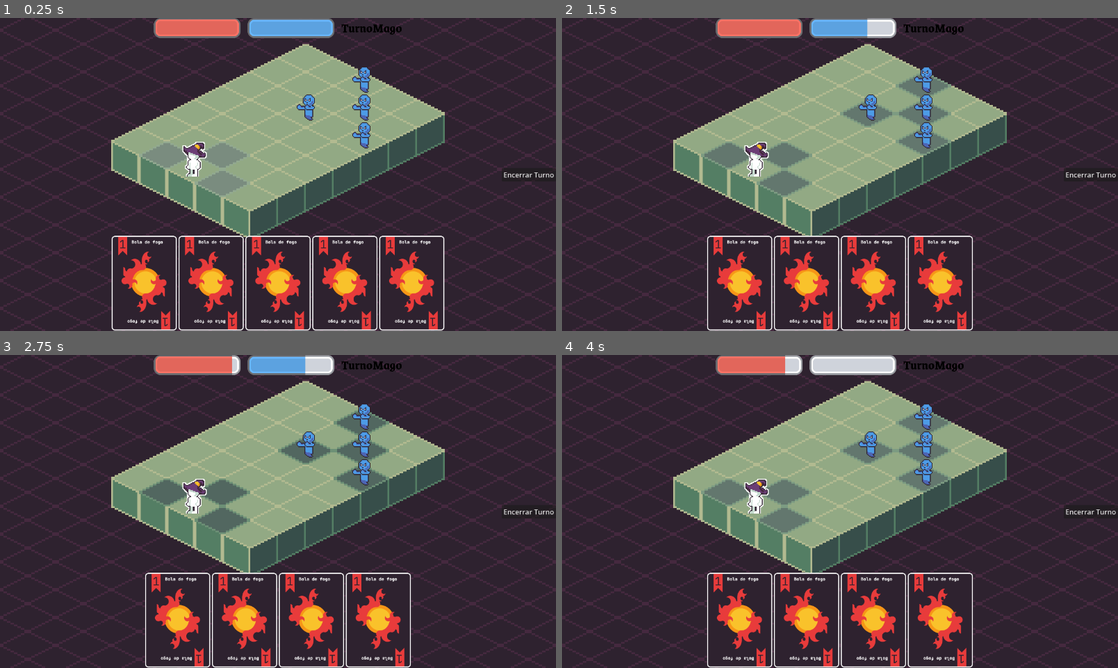
Above: before the commit, frames 1-4 (two rows, left to right).
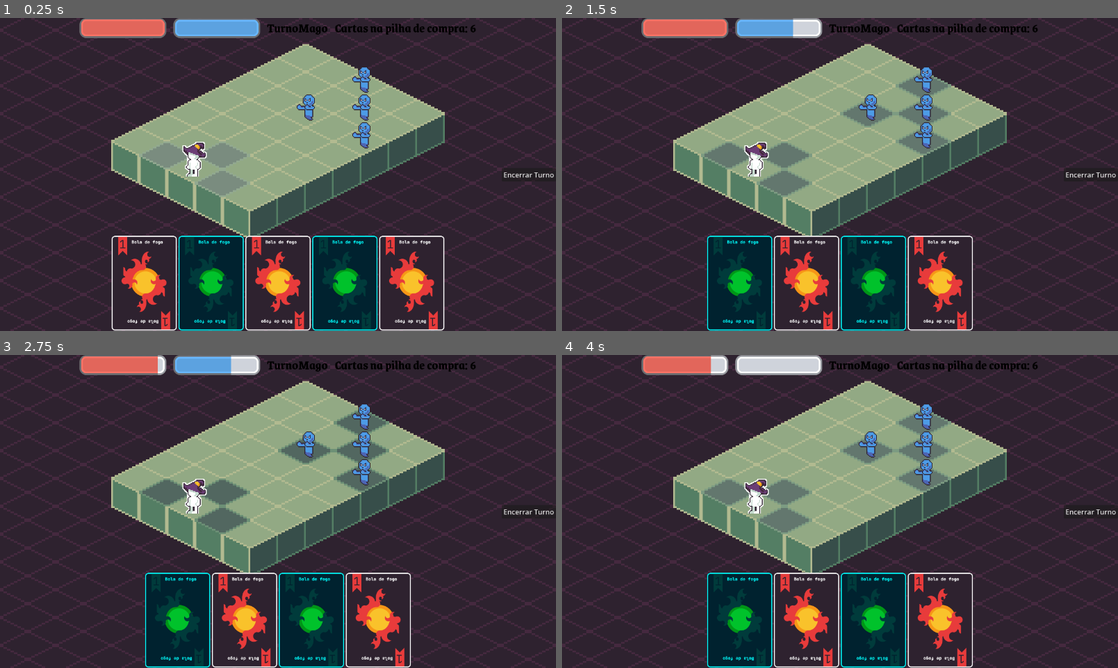
Above: after the commit, the same moments.

Repository: Magistratus-Studio/Grimmoria
Game: Godot game, scene res://Cenas/Combate.tscn
The game is run twice, just before and just after one commit, with the same random seed, the same clock (stepped at 60 frames per second) and the same inputs. This scene is started directly instead of the project's main scene.
Inputs (mouse positions are in pixels of both pictures, inside the frame that each line leads up to):
- Up to frame 1 (0.25 s): no input
- Up to frame 2 (1.5 s): click (706, 284) at 0.5 s; click "Usar Carta" at 1.25 s
- Up to frame 3 (2.75 s): tap Enter at 2 s; move the mouse to (400, 495) at 2.02 s; hold Right (ui_right) from 2.03 s (still down); tap 0 at 2.1 s; click (400, 495) at 2.17 s
- Up to frame 4 (4 s): tap Space at 2.75 s; move the mouse to (728, 527) at 2.77 s; release Right (ui_right) at 2.78 s; hold Left (ui_left) 2.78-3.53 s; tap 1 at 2.85 s; click (728, 527) at 2.92 s; tap Enter at 3.5 s; move the mouse to (895, 442) at 3.52 s; hold Right (ui_right) from 3.53 s (still down); tap 0 at 3.6 s; click (895, 442) at 3.67 s

The runs differ from the first frame. In frame 1, 10% of the frame differs, in the area x 14-86%, y 0-100%; in frame 2, 10%; in frame 3, 10%; in frame 4, 10%.

Commit message:
feat: efeito de feitiços e pilha de compra

Diff:
--- /dev/null
+++ b/grimmoria/Assets/Cartas/bolaDeVeneno.tres
@@ -0,0 +1,14 @@
+[gd_resource type="Resource" script_class="CardResource" format=3 uid="uid://cqglqidww5gum"]
+
+[ext_resource type="Script" uid="uid://7lqt15c7fviv" path="res://Assets/Cartas/cardResource.gd" id="1_nid8j"]
+[ext_resource type="Texture2D" uid="uid://b4ikkuwefppvc" path="res://Sprites/combate/cartaTemp2.png" id="1_pdnve"]
+
+[resource]
+script = ExtResource("1_nid8j")
+nome = "Bola de Veneno"
+custo_ap = 2
+valor_dano = 3
+aoe = "3x3"
+imagem_da_carta = ExtResource("1_pdnve")
+descricao_efeito = "Causa 3 de dano de veneno em um quadrado 3x3."
+metadata/_custom_type_script = "uid://7lqt15c7fviv"
--- a/grimmoria/Assets/MaquinaEstados/turnoMago.gd
+++ b/grimmoria/Assets/MaquinaEstados/turnoMago.gd
@@ -8,14 +8,11 @@
 
 @export var carta_teste: CardResource
 
-# comprar 5 cartas
-# mana no máximo
 func entrar() -> void:
 	print("Entrou no turno do mago")
 
 	for i in 5:
-		# falta comprar do baralho de compra
-		pai.comprar_carta(carta_teste)
+		pai.comprar_carta()
 
 	maximizarMana.emit()
 	habilitarMovimentacao.emit()
--- a/grimmoria/Cenas/Combate.tscn
+++ b/grimmoria/Cenas/Combate.tscn
@@ -45,44 +45,44 @@
 tile_set = ExtResource("1_nyvbu")
 occlusion_enabled = false
 
-[node name="TileMapLayer" type="TileMapLayer" parent="." unique_id=178409547]
+[node name="GameLayer" type="TileMapLayer" parent="." unique_id=178409547]
 tile_map_data = PackedByteArray("AAD+/wAAAAAAAAEAAAD//wAAAAAAAAEAAAAAAAAAAAAAAAEAAAD9/wAAAAAAAAEAAAABAAAAAAAAAAEAAAD9/w …(480 unchanged characters)…
 tile_set = ExtResource("1_nyvbu")
 occlusion_enabled = false
 
-[node name="Entidades" type="Node2D" parent="TileMapLayer" unique_id=864216608]
+[node name="Entidades" type="Node2D" parent="GameLayer" unique_id=864216608]
 z_index = 1
 script = ExtResource("4_bal3l")
 
-[node name="Jogador" type="Sprite2D" parent="TileMapLayer/Entidades" unique_id=854776950]
+[node name="Jogador" type="Sprite2D" parent="GameLayer/Entidades" unique_id=854776950]
 position = Vector2(0, 23)
 scale = Vector2(0.5, 0.5)
 texture = SubResource("AtlasTexture_t8vnd")
 offset = Vector2(0, -46)
 script = ExtResource("6_smc8k")
 
-[node name="Inimigos" type="Node2D" parent="TileMapLayer/Entidades" unique_id=1614998221]
+[node name="Inimigos" type="Node2D" parent="GameLayer/Entidades" unique_id=1614998221]
 script = ExtResource("7_w8p0a")
 
-[node name="Inimigo" type="Sprite2D" parent="TileMapLayer/Entidades/Inimigos" unique_id=1150931232]
-position = Vector2(0, 14)
-scale = Vector2(0.5, 0.5)
-texture = SubResource("AtlasTexture_skvce")
-offset = Vector2(0, -28)
-
-[node name="Inimigo2" type="Sprite2D" parent="TileMapLayer/Entidades/Inimigos" unique_id=1688834973]
-position = Vector2(0, 14)
-scale = Vector2(0.5, 0.5)
-texture = SubResource("AtlasTexture_skvce")
-offset = Vector2(0, -28)
-
-[node name="Inimigo3" type="Sprite2D" parent="TileMapLayer/Entidades/Inimigos" unique_id=609582130]
-position = Vector2(0, 14)
-scale = Vector2(0.5, 0.5)
-texture = SubResource("AtlasTexture_skvce")
-offset = Vector2(0, -28)
-
-[node name="Inimigo4" type="Sprite2D" parent="TileMapLayer/Entidades/Inimigos" unique_id=737964685]
+[node name="Inimigo" type="Sprite2D" parent="GameLayer/Entidades/Inimigos" unique_id=1150931232]
+position = Vector2(0, 14)
+scale = Vector2(0.5, 0.5)
+texture = SubResource("AtlasTexture_skvce")
+offset = Vector2(0, -28)
+
+[node name="Inimigo2" type="Sprite2D" parent="GameLayer/Entidades/Inimigos" unique_id=1688834973]
+position = Vector2(0, 14)
+scale = Vector2(0.5, 0.5)
+texture = SubResource("AtlasTexture_skvce")
+offset = Vector2(0, -28)
+
+[node name="Inimigo3" type="Sprite2D" parent="GameLayer/Entidades/Inimigos" unique_id=609582130]
+position = Vector2(0, 14)
+scale = Vector2(0.5, 0.5)
+texture = SubResource("AtlasTexture_skvce")
+offset = Vector2(0, -28)
+
+[node name="Inimigo4" type="Sprite2D" parent="GameLayer/Entidades/Inimigos" unique_id=737964685]
 position = Vector2(0, 14)
 scale = Vector2(0.5, 0.5)
 texture = SubResource("AtlasTexture_skvce")
@@ -147,6 +147,11 @@
 [node name="Label" type="Label" parent="CanvasLayer/StatusTopo" unique_id=2147280699]
 layout_mode = 2
 text = "Turno do Mago"
+label_settings = ExtResource("15_c7etf")
+
+[node name="Label2" type="Label" parent="CanvasLayer/StatusTopo" unique_id=896380277]
+layout_mode = 2
+text = "Cartas na pilha de compra: "
 label_settings = ExtResource("15_c7etf")
 
 [node name="MaoJogador" type="HBoxContainer" parent="CanvasLayer" unique_id=575488525]
@@ -202,15 +207,17 @@
 text = "Usar Carta"
 
 [connection signal="cartaUsada" from="." to="CanvasLayer/StatusTopo" method="use_mana"]
-[connection signal="destacarInimigos" from="." to="TileMapLayer/Entidades/Inimigos" method="_on_combate_destacar_inimigos"]
-[connection signal="limparDestaqueInimigos" from="." to="TileMapLayer/Entidades/Inimigos" method="_on_combate_limpar_destaque_inimigos"]
-[connection signal="posicionarInimigos" from="TileMapLayer/Entidades" to="TileMapLayer/Entidades/Inimigos" method="_on_entidades_posicionar_inimigos"]
+[connection signal="destacarInimigos" from="." to="GameLayer/Entidades/Inimigos" method="_on_combate_destacar_inimigos"]
+[connection signal="limparDestaqueInimigos" from="." to="GameLayer/Entidades/Inimigos" method="_on_combate_limpar_destaque_inimigos"]
+[connection signal="tratarInimigo" from="." to="GameLayer/Entidades/Inimigos" method="_on_combate_tratar_inimigo"]
+[connection signal="posicionarInimigos" from="GameLayer/Entidades" to="GameLayer/Entidades/Inimigos" method="_on_entidades_posicionar_inimigos"]
+[connection signal="finalizarCombate" from="GameLayer/Entidades/Inimigos" to="." method="_on_combate_terminou"]
 [connection signal="desabilitarCarta" from="TurnManager/TurnoMago" to="." method="_on_turno_mago_desabilitar_carta"]
-[connection signal="desabilitarMovimentacao" from="TurnManager/TurnoMago" to="TileMapLayer/Entidades/Jogador" method="_on_turno_mago_desabilitar_movimentacao"]
+[connection signal="desabilitarMovimentacao" from="TurnManager/TurnoMago" to="GameLayer/Entidades/Jogador" method="_on_turno_mago_desabilitar_movimentacao"]
 [connection signal="habilitarCarta" from="TurnManager/TurnoMago" to="." method="_on_turno_mago_habilitar_carta"]
-[connection signal="habilitarMovimentacao" from="TurnManager/TurnoMago" to="TileMapLayer/Entidades/Jogador" method="_on_turno_mago_habilitar_movimentacao"]
+[connection signal="habilitarMovimentacao" from="TurnManager/TurnoMago" to="GameLayer/Entidades/Jogador" method="_on_turno_mago_habilitar_movimentacao"]
 [connection signal="maximizarMana" from="TurnManager/TurnoMago" to="CanvasLayer/StatusTopo" method="_on_turno_mago_maximizar_mana"]
 [connection signal="pressed" from="CanvasLayer/TurnoButton" to="." method="_on_turno_button_pressed"]
-[connection signal="pressed" from="CanvasLayer/TurnoButton" to="TileMapLayer/Entidades" method="_on_turno_button_pressed"]
+[connection signal="pressed" from="CanvasLayer/TurnoButton" to="GameLayer/Entidades" method="_on_turno_button_pressed"]
 [connection signal="pressed" from="CanvasLayer/ModalDescricao/VBoxContainer/HBoxContainer/BotaoFechar" to="." method="_on_botao_fechar_modal_pressed"]
 [connection signal="pressed" from="CanvasLayer/ModalDescricao/VBoxContainer/HBoxContainer/BotaoJogar" to="." method="_on_botao_jogar_modal_pressed"]
--- a/grimmoria/Cenas/inimigosController.gd
+++ b/grimmoria/Cenas/inimigosController.gd
@@ -1,9 +1,16 @@
 extends Node2D
+
+signal finalizarCombate(condicao: bool)
 
 @onready var destaqueLayer: TileMapLayer = $"../../../DestaqueLayer"
 
 func _ready() -> void:
+	# trocar para ele utilizar os inimigos salvos dentro do global
 	Globals.inimigos = get_children()
+
+func _physics_process(_delta: float) -> void:
+	if Globals.inimigos.size() == 0:
+		finalizarCombate.emit(true)
 
 func _on_entidades_posicionar_inimigos(tileMap) -> void:
 	var ocupados: Array[Vector2i]
@@ -27,3 +34,18 @@
 	for inimigo in Globals.inimigos:
 		posicao = destaqueLayer.local_to_map(inimigo.position)
 		destaqueLayer.set_cell(posicao, -1, Vector2i(-1,-1))
+
+
+func _on_combate_tratar_inimigo(posicaoSelecionada: Vector2i, dano: int, aoe: String) -> void:
+	print("Dano Causado: ", dano, " em ", aoe, " na posição ", posicaoSelecionada)
+	var posicao
+	for inimigo in Globals.inimigos:
+		posicao = destaqueLayer.local_to_map(inimigo.position)
+		if posicao == posicaoSelecionada:
+			match aoe:
+				"1x1":
+					inimigo.queue_free()
+					Globals.inimigos.pop_at(Globals.inimigos.find(inimigo))
+				"3x3":
+					inimigo.queue_free()
+					Globals.inimigos.pop_at(Globals.inimigos.find(inimigo))
--- a/grimmoria/Scripts/Combate/combate.gd
+++ b/grimmoria/Scripts/Combate/combate.gd
@@ -4,12 +4,13 @@
 signal destacarInimigos(aoe: String)
 signal limparDestaqueInimigos
 signal inimigoSelecionado(posicao: Vector2i)
+signal tratarInimigo(posicaoSelecionada: Vector2i, dano: int, aoe: String)
 
 @onready var maquinaEstados: Node = $TurnManager
 
 @onready var botaoTurno: Button = $CanvasLayer/TurnoButton
 
-@onready var tileMap: TileMapLayer = $TileMapLayer
+@onready var gameMap: TileMapLayer = $GameLayer
 @onready var destaqueMap: TileMapLayer = $DestaqueLayer
 @onready var fundoMap: TileMapLayer = $FundoLayer
 # Referências dos nós do Modal
@@ -28,6 +29,7 @@
 
 # NOVO: Lista que servirá como a sua pilha de descarte futuramente
 var pilha_de_descarte: Array[CardResource] = []
+var pilhaDeCompra: Array[CardResource]
 
 var podeAtacar: bool = false
 
@@ -37,7 +39,7 @@
 
 	var centro_monitor = get_window().size / 2
 	var deslocamentoVertical = Vector2i(0, int(centro_monitor[1] * 0.3))
-	tileMap.position = centro_monitor - deslocamentoVertical
+	gameMap.position = centro_monitor - deslocamentoVertical
 	destaqueMap.position = centro_monitor - deslocamentoVertical
 	fundoMap.position = centro_monitor - deslocamentoVertical
 
@@ -47,14 +49,16 @@
 	if podeAtacar:
 		if event is InputEventMouseButton and event.is_pressed() and event.button_index == MOUSE_BUTTON_LEFT and not event.double_click:
 			var mousePos: Vector2 = event.position
-			var mousePosMapa: Vector2i = tileMap.local_to_map(tileMap.to_local(mousePos))
+			var mousePosMapa: Vector2i = gameMap.local_to_map(gameMap.to_local(mousePos))
 			for inimigo in Globals.inimigos:
-				if mousePosMapa == tileMap.local_to_map(inimigo.position) and tileMap.get_cell_tile_data(mousePosMapa):
+				if mousePosMapa == gameMap.local_to_map(inimigo.position) and gameMap.get_cell_tile_data(mousePosMapa):
 					podeAtacar = false
-					inimigoSelecionado.emit(tileMap.local_to_map(inimigo.position))
+					inimigoSelecionado.emit(gameMap.local_to_map(inimigo.position))
 
 func _inicializar_combate() -> void:
 	print("Combate Iniciado em Modo Paisagem!")
+	pilhaDeCompra = Globals.baralho
+	pilhaDeCompra.shuffle()
 	maquinaEstados.init(self)
 
 func _on_combate_terminou(vitoria: bool) -> void:
@@ -69,10 +73,15 @@
 func _on_turno_button_pressed() -> void:
 	maquinaEstados.processarTurno()
 
-func comprar_carta(dados_da_carta: CardResource) -> void:
+func comprar_carta() -> void:
+	var dados_da_carta: CardResource = pilhaDeCompra.pop_back()
+	$CanvasLayer/StatusTopo/Label2.text = "Cartas na pilha de compra: " + str(pilhaDeCompra.size())
 	# COLOCAR DEPOIS: não permitir ações que possam aumentar o tamanho da mão quando estiver cheia
 	if mao_jogador.get_children().size() == 5:
-		print("Mão em tamanho máximo")
+		print("Mão em cheia")
+		return
+	if !dados_da_carta:
+		print("Mão vazia")
 		return
 	var nova_carta = cena_carta.instantiate()
 	nova_carta.dados = dados_da_carta
@@ -126,7 +135,6 @@
 
 func _on_botao_jogar_modal_pressed() -> void:
 	if carta_selecionada_dados and carta_selecionada_no:
-		print("Executando o efeito da carta: ", carta_selecionada_dados.nome)
 
 		# 1. LÓGICA DO JOGO: (Exemplo) APLICAR DANOS / MANA AQUI...
 		# Seu código de redução de AP e dano vai aqui usando carta_selecionada_dados
@@ -135,6 +143,7 @@
 		mao_jogador.process_mode = Node.PROCESS_MODE_DISABLED
 
 		if Globals.mp >= carta_selecionada_dados.custo_ap:
+			print("Executando o efeito da carta: ", carta_selecionada_dados.nome)
 			cartaUsada.emit(carta_selecionada_dados.custo_ap)
 			match carta_selecionada_dados.tipo:
 				"Ataque":
@@ -147,6 +156,8 @@
 		else:
 			print("Mana insuficiente")
 			fecharModal()
+			botaoTurno.process_mode = Node.PROCESS_MODE_INHERIT
+			mao_jogador.process_mode = Node.PROCESS_MODE_INHERIT
 			return
 
 		# 2. ADICIONAR À PILHA DE DESCARTE:
@@ -165,8 +176,11 @@
 func executarAtaque(dano: int, aoe: String) -> void:
 	print("Magia de ataque")
 	podeAtacar = true
-	await inimigoSelecionado
-	print("Dano Causado: ", dano, " em ", aoe)
+	var posicaoSelecionada = await inimigoSelecionado
+	botaoTurno.process_mode = Node.PROCESS_MODE_INHERIT
+	mao_jogador.process_mode = Node.PROCESS_MODE_INHERIT
+	limparDestaqueInimigos.emit()
+	tratarInimigo.emit(posicaoSelecionada, dano, aoe)
 
 func _on_turno_mago_habilitar_carta() -> void:
 	mao_jogador.process_mode = Node.PROCESS_MODE_INHERIT
--- a/grimmoria/Scripts/Combate/entidadeController.gd
+++ b/grimmoria/Scripts/Combate/entidadeController.gd
@@ -1,10 +1,10 @@
 extends Node2D
 
-signal posicionarInimigos(tileMap: TileMapLayer)
+signal posicionarInimigos(gameMap: TileMapLayer)
 
-@onready var tileMap: TileMapLayer = $".."
+@onready var gameMap: TileMapLayer = $".."
 @onready var jogador: Sprite2D = $Jogador
 
 func _ready() -> void:
-	jogador.position = tileMap.map_to_local(Globals.SPAWNPLAYER)
-	posicionarInimigos.emit(tileMap)
+	jogador.position = gameMap.map_to_local(Globals.SPAWNPLAYER)
+	posicionarInimigos.emit(gameMap)
--- a/grimmoria/Scripts/Combate/jogadorController.gd
+++ b/grimmoria/Scripts/Combate/jogadorController.gd
@@ -1,6 +1,6 @@
 extends Sprite2D
 
-@onready var tileMap: TileMapLayer = $"../.."
+@onready var gameMap: TileMapLayer = $"../.."
 @onready var destaqueLayer: TileMapLayer = $"../../../DestaqueLayer"
 
 var podeMover: bool = false
@@ -10,29 +10,29 @@
 	if podeMover:
 		if event is InputEventMouseButton and event.is_pressed() and event.button_index == MOUSE_BUTTON_LEFT and not event.double_click:
 			var mousePos: Vector2 = event.position
-			var mousePosMapa: Vector2i = tileMap.local_to_map(tileMap.to_local(mousePos))
-			if mousePosMapa in vizinhos and tileMap.get_cell_tile_data(mousePosMapa):
-				self.position = tileMap.map_to_local(mousePosMapa)
+			var mousePosMapa: Vector2i = gameMap.local_to_map(gameMap.to_local(mousePos))
+			if mousePosMapa in vizinhos and gameMap.get_cell_tile_data(mousePosMapa):
+				self.position = gameMap.map_to_local(mousePosMapa)
 				podeMover = not podeMover
 				limparMovimento()
 
 
 func destacarMovimento() -> void:
 	for vizinho in vizinhos:
-		var data = tileMap.get_cell_tile_data(vizinho)
+		var data = gameMap.get_cell_tile_data(vizinho)
 		if data:
 			destaqueLayer.set_cell(vizinho, 0, Vector2i(0,0))
 
 func limparMovimento() -> void:
 	for vizinho in vizinhos:
-		var data = tileMap.get_cell_tile_data(vizinho)
+		var data = gameMap.get_cell_tile_data(vizinho)
 		if data:
 			destaqueLayer.set_cell(vizinho, -1, Vector2i(-1,-1))
 
 
 func _on_turno_mago_habilitar_movimentacao() -> void:
 	podeMover = true
-	vizinhos = tileMap.get_surrounding_cells(tileMap.local_to_map(self.position))
+	vizinhos = gameMap.get_surrounding_cells(gameMap.local_to_map(self.position))
 	destacarMovimento()
 
 func _on_turno_mago_desabilitar_movimentacao() -> void:
--- a/grimmoria/Scripts/Globals.gd
+++ b/grimmoria/Scripts/Globals.gd
@@ -41,6 +41,11 @@
 var mp: int = MAXMANA
 
 var inimigos: Array[Node]
+
+var card1 = load("res://Assets/Cartas/bolaDeFogo.tres")
+var card2 = load("res://Assets/Cartas/bolaDeVeneno.tres")
+var baralho: Array[CardResource] = [card1, card1, card1, card1, card1, card1, card2, card2, card2, card2, card2]
+
 # --- SISTEMA DE ORIENTAÇÃO INTELIGENTE ---
 
 func definir_orientacao(paisagem: bool) -> void:
Binary file added: grimmoria/Sprites/combate/cartaTemp2.png
Not shown, added: grimmoria/Sprites/combate/cartaTemp2.png.import
